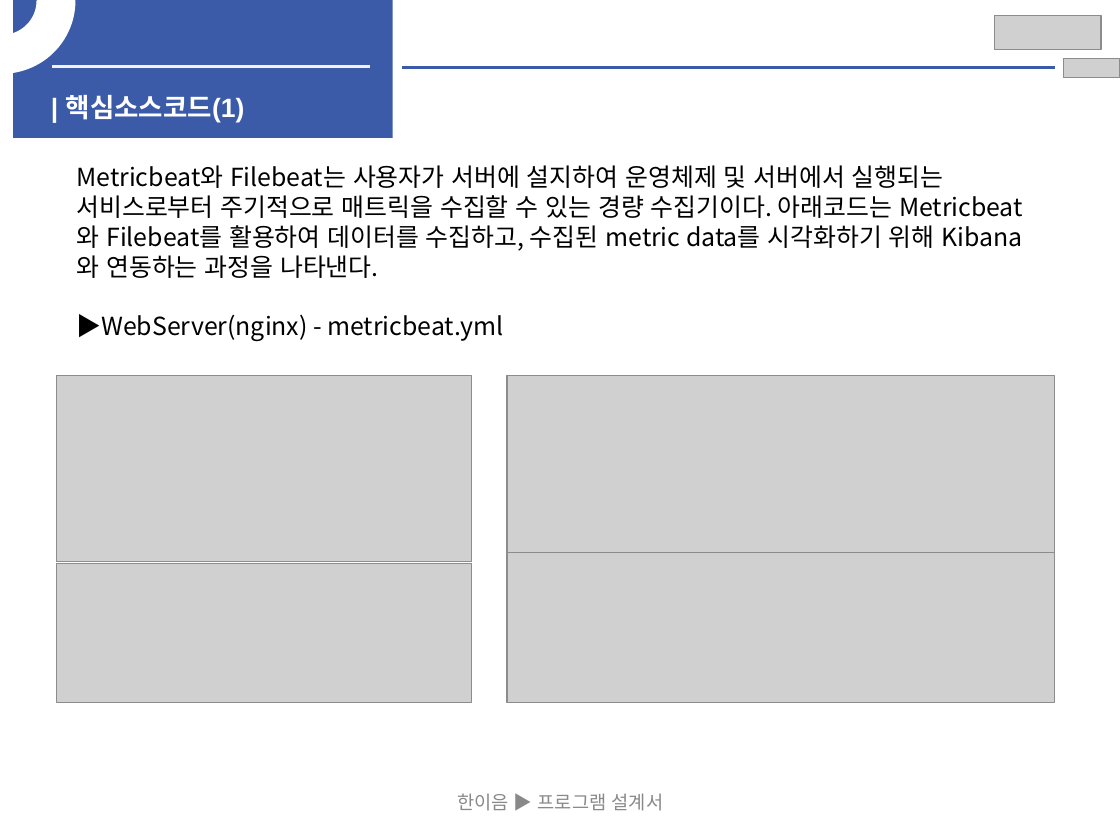
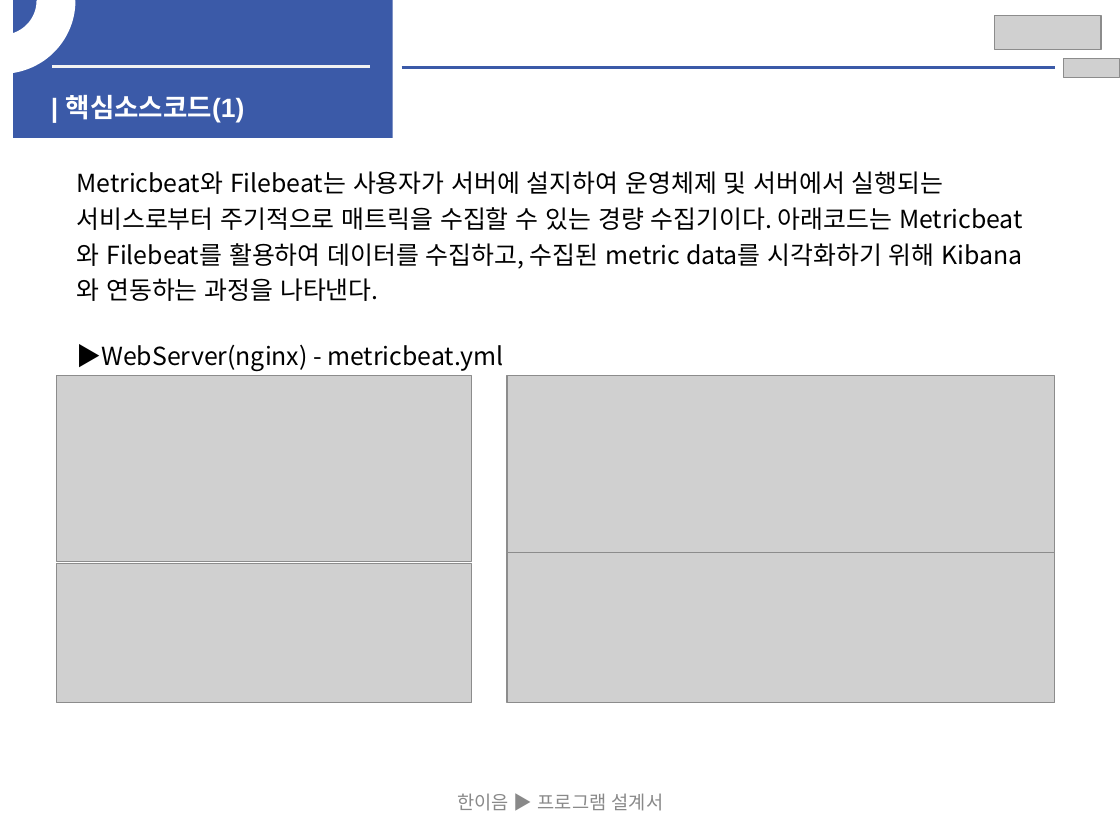
Before and after one commit to HwangYooHyun1/2023_Hanium_prj, a slide deck: slide 22 of 02_문서/03_중간보고서/2023_SW개발_HW제작설계서_일반_초안.pptx. Drawn at 1120x840 pixels with LibreOffice and Linux fonts; fonts in the diff are those of the drawing; grey boxes stand for pictures. Boxes give left, top, right and bottom in pixels: in the first picture for what was removed or moved away, otherwise in the second. Text is boxed around its words. In the diff, an @@ line names an element or a change of style, - is before the commit and + after.

```diff
--- a/02_문서/03_중간보고서/2023_SW개발_HW제작설계서_일반_초안.pptx
+++ b/02_문서/03_중간보고서/2023_SW개발_HW제작설계서_일반_초안.pptx
@@ text at (77,171,943,301): line spacing 1 to 1.2 @@
```
Also in this commit, not shown: 11 other slides changed, 1 slide added.
